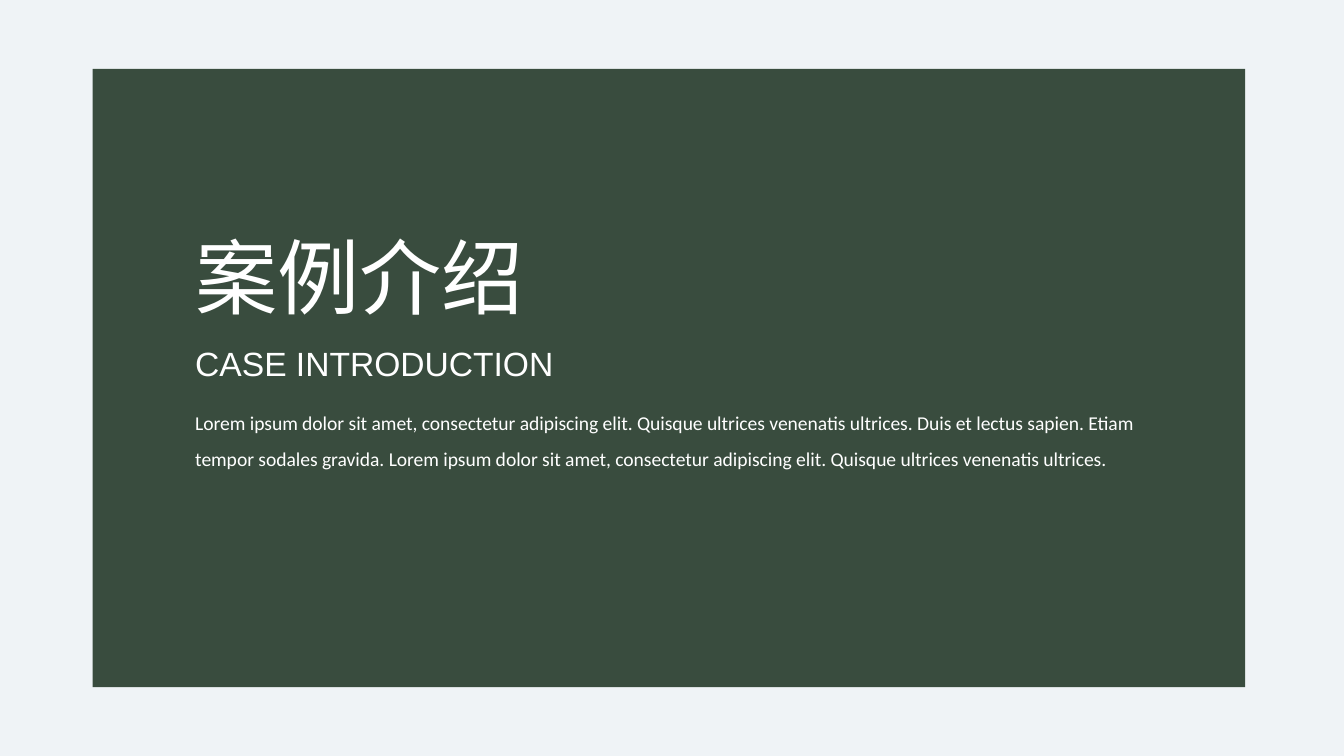
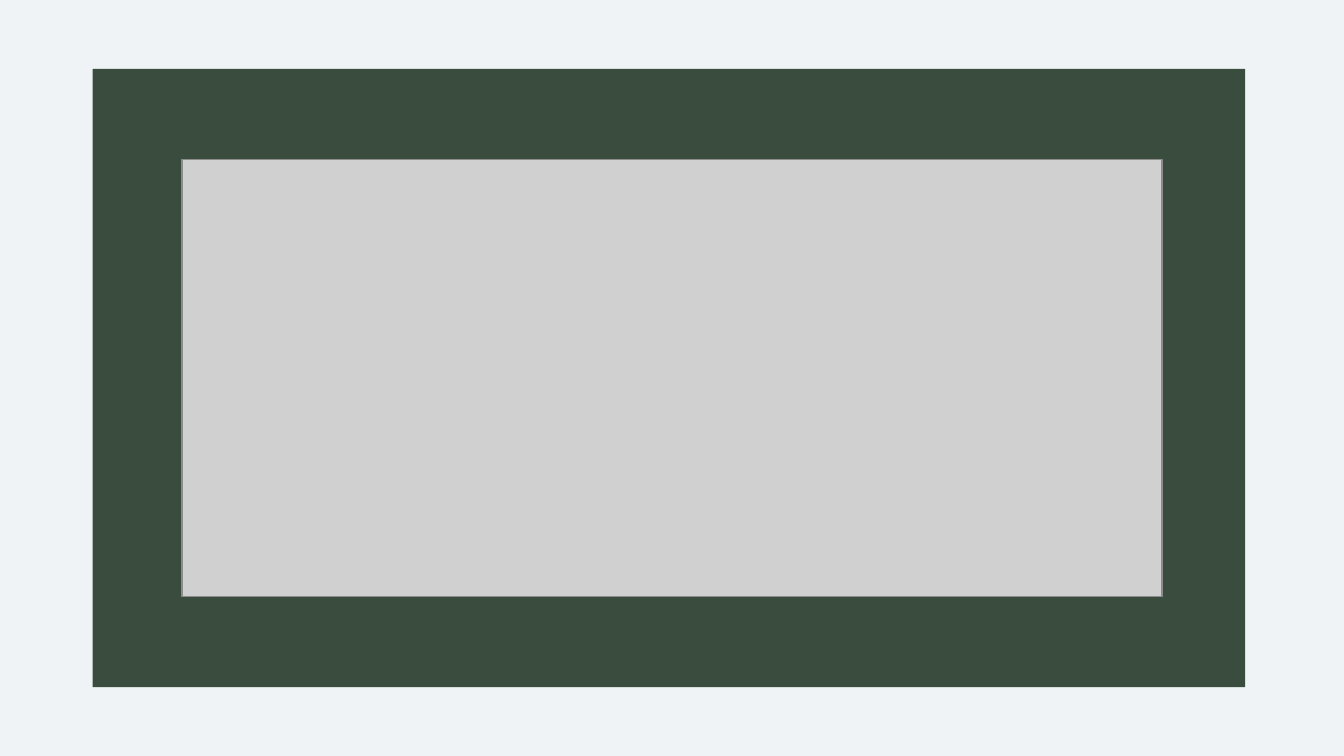
Before and after one commit to HTML-Worker/Design_Pattern_Sharing, a slide deck: slide 15 of doc/设计模式.pptx (slide 11 before the commit). Drawn at 1344x756 pixels with LibreOffice and Linux fonts; fonts in the diff are those of the drawing; grey boxes stand for pictures. Boxes give left, top, right and bottom in pixels: in the first picture for what was removed or moved away, otherwise in the second. Text is boxed around its words. In the diff, an @@ line names an element or a change of style, - is before the commit and + after.

```diff
--- a/doc/设计模式.pptx
+++ b/doc/设计模式.pptx
@@ picture added at (181,160,1161,597) @@
@@ text removed at (195,238,523,315) @@
-案例介绍
@@ text removed at (195,352,553,377) @@
-CASE INTRODUCTION
@@ text removed at (195,416,1133,470) @@
-Lorem ipsum dolor sit amet, consectetur adipiscing elit. Quisque ultrices venenatis ultrices. Duis et lectus sapien. Etiam tempor sodales gravida. Lorem ipsum dolor sit amet, consectetur adipiscing elit. Quisque ultrices venenatis ultrices.
```
Also in this commit, not shown: 6 other slides changed, 16 slides added, 13 slides removed, 1 other file.
